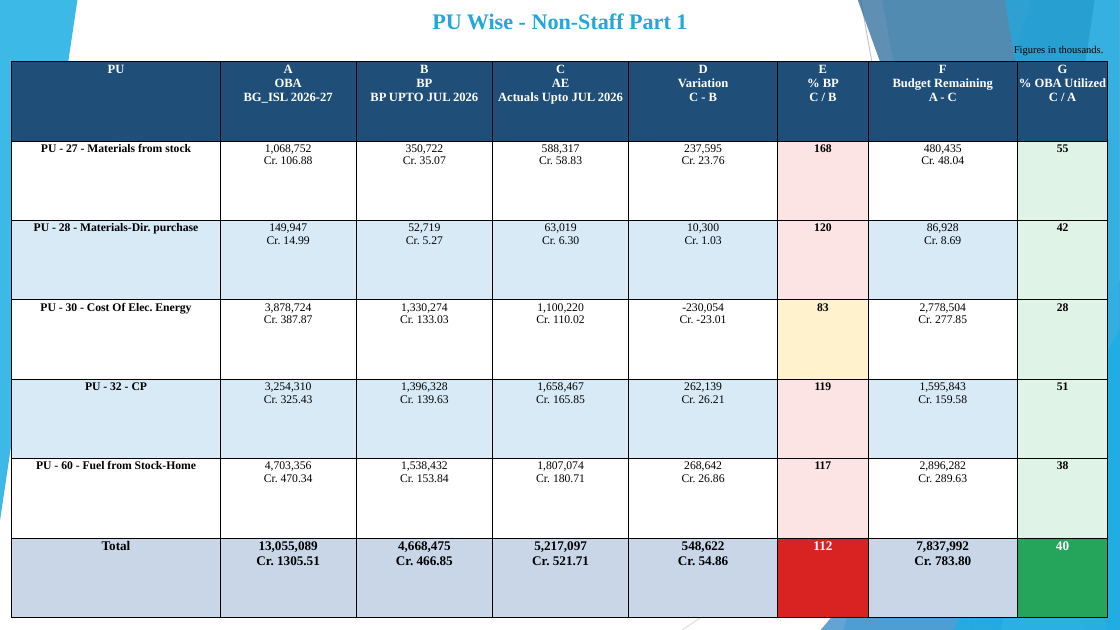
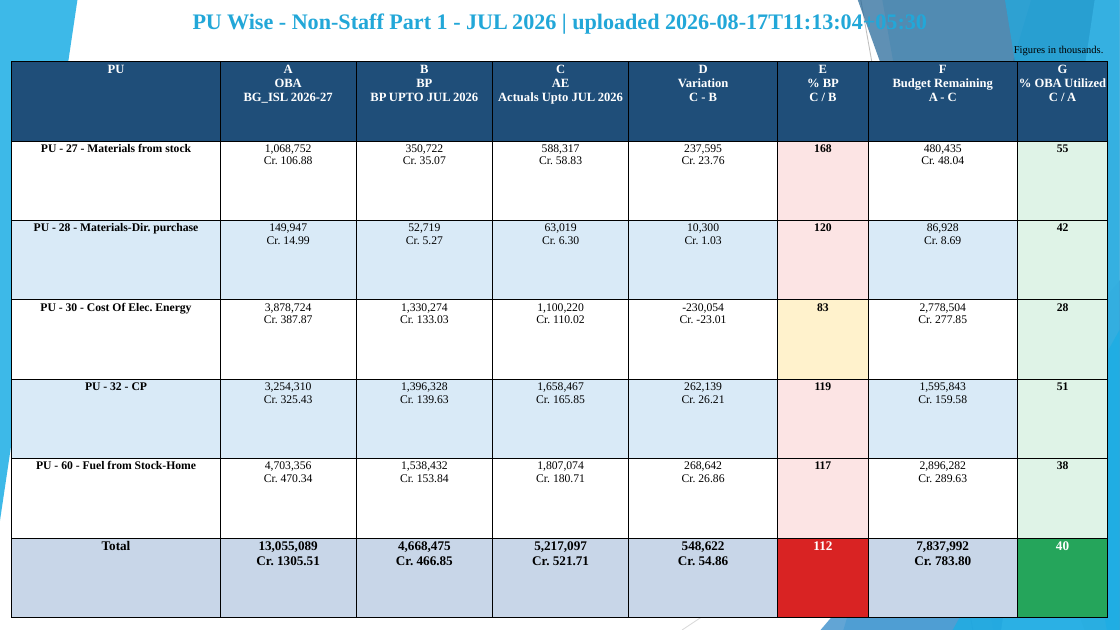
Before and after one commit to girishtiwari007/MB-BUDGET, a slide deck: slide 4 of exports/Moradabad_Division_DRM_Budget_FR_Analysis.pptx. Drawn at 1120x630 pixels with LibreOffice and Linux fonts; fonts in the diff are those of the drawing. Boxes give left, top, right and bottom in pixels: in the first picture for what was removed or moved away, otherwise in the second. Text is boxed around its words. In the diff, an @@ line names an element or a change of style, - is before the commit and + after.

```diff
--- a/exports/Moradabad_Division_DRM_Budget_FR_Analysis.pptx
+++ b/exports/Moradabad_Division_DRM_Budget_FR_Analysis.pptx
@@ text at (x1=193, y1=12, x2=927, y2=35): text changed @@
-PU Wise - Non-Staff Part 1
+PU Wise - Non-Staff Part 1 - JUL 2026 | uploaded 2026-08-17T11:13:04+05:30
```
Also in this commit, not shown: 4 other slides changed, 14 other files.
